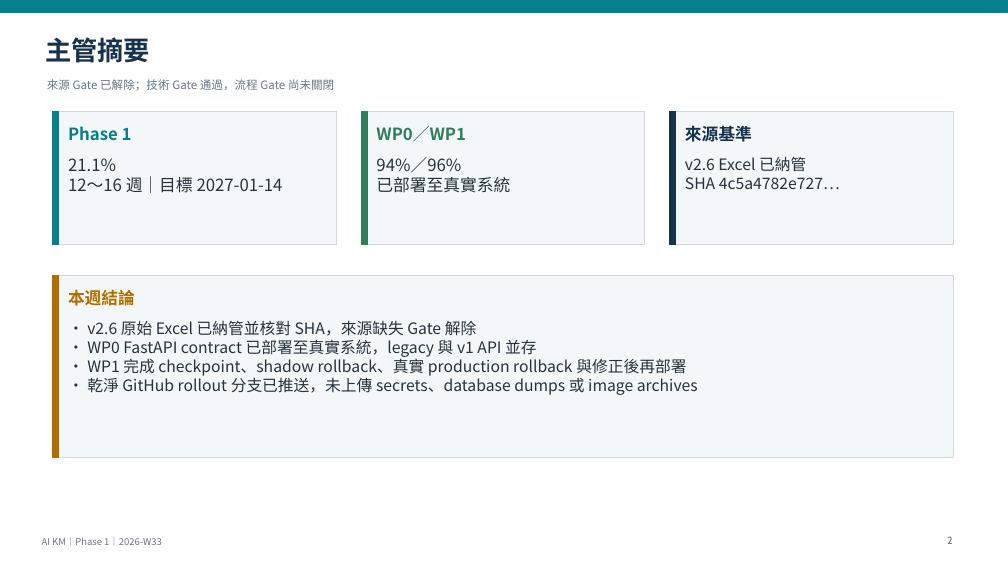
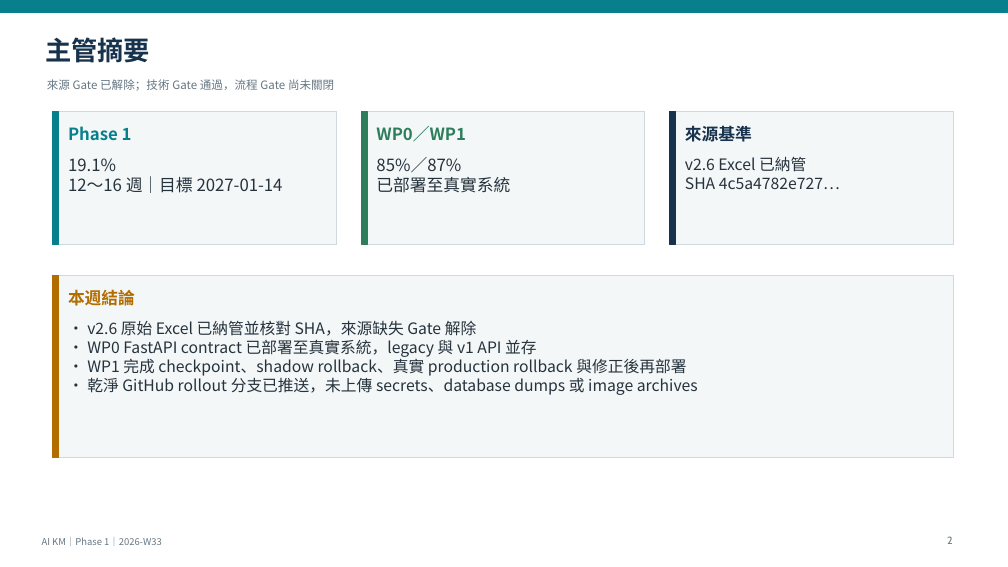
Before and after one commit to kyocarlos/knowledge-base-agent-source, a slide deck: slide 2 of docs/AI-KM-Phase1-Weekly-2026-W33-v2.6.pptx. Drawn at 1008x567 pixels with LibreOffice and Linux fonts; fonts in the diff are those of the drawing. Boxes give left, top, right and bottom in pixels: in the first picture for what was removed or moved away, otherwise in the second. Text is boxed around its words. In the diff, an @@ line names an element or a change of style, - is before the commit and + after.

```diff
--- a/docs/AI-KM-Phase1-Weekly-2026-W33-v2.6.pptx
+++ b/docs/AI-KM-Phase1-Weekly-2026-W33-v2.6.pptx
@@ text at (68, 158, 116, 171): text changed @@
-21.1%
+19.1%
@@ text at (376, 157, 461, 173): text changed @@
-94%／96%
+85%／87%
```
Also in this commit, not shown: 4 other slides changed, 3 other files.
